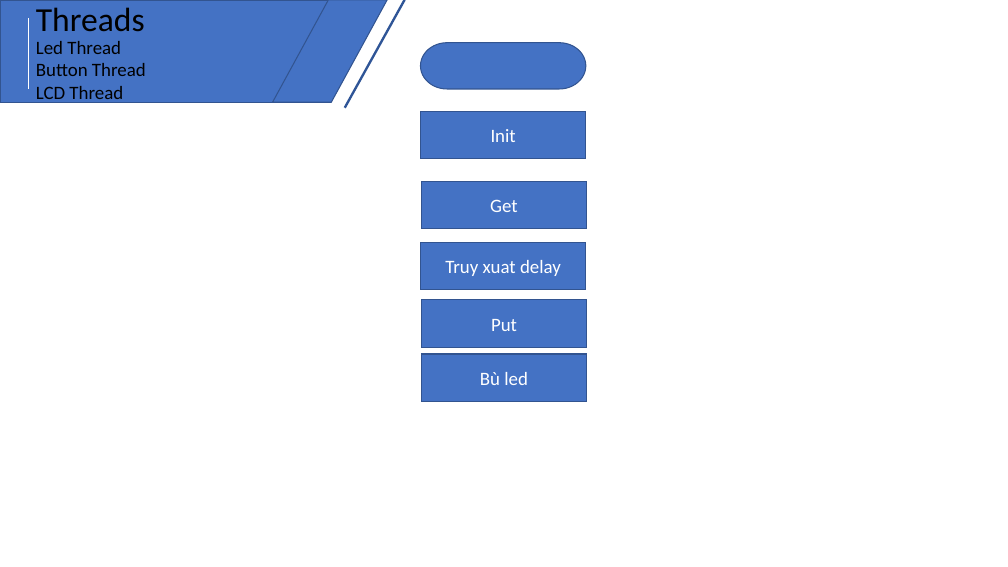
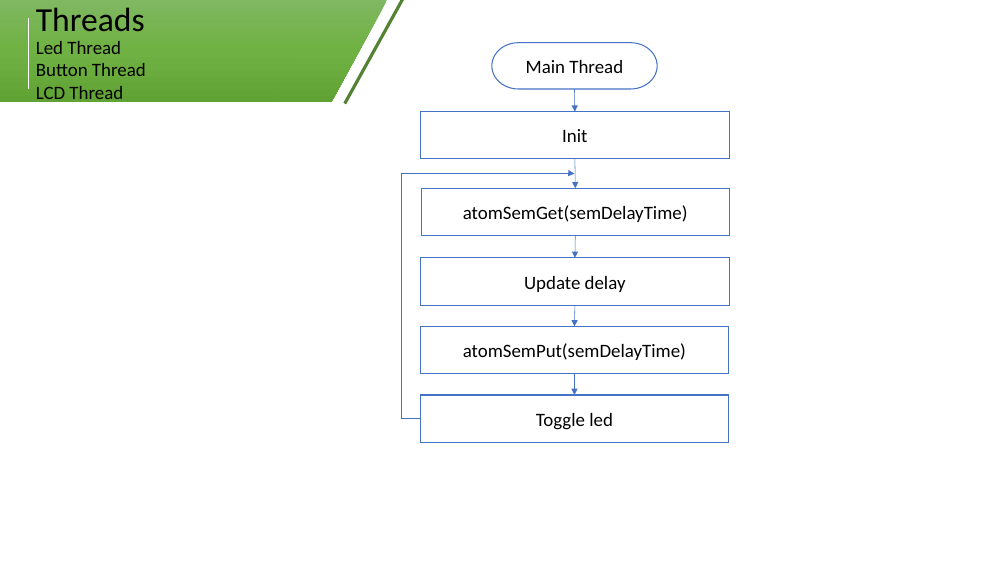
Before and after one commit to wathui99/FPT_Lab, a slide deck: slide 11 of Document/Bản trình bày1.pptx (slide 12 before the commit). Drawn at 1008x567 pixels with LibreOffice and Linux fonts; fonts in the diff are those of the drawing. Boxes give left, top, right and bottom in pixels: in the first picture for what was removed or moved away, otherwise in the second. Text is boxed around its words. In the diff, an @@ line names an element or a change of style, - is before the commit and + after.

```diff
--- a/Document/Bản trình bày1.pptx
+++ b/Document/Bản trình bày1.pptx
@@ rectangle at [0,0,330,102]: fill #4472C4 to gradient #81B861 to #6FB242 to #62A336; outline #325491 1 pt to none @@
@@ parallelogram at [273,0,388,102]: fill #4472C4 to gradient #81B861 to #6FB242 to #62A336; outline #325491 1 pt to none @@
@@ line moved from (345, 108) - (405, 0) to (345, 104) - (405, 0) @@
@@ line (345, 104) - (405, 0): stroke #2F5597 2.25 pt to #548235 3 pt @@
@@ pill shape "Main Thread": place and size @@
-pill shape "Main Thread" at [420,42,586,88]
+pill shape "Main Thread" at [492,42,658,88]
@@ text in pill shape at [526,60,623,73]: text added @@
+Main Thread
@@ arrow added from (575, 89) to (575, 112), #4472C4 0.5 pt @@
@@ rectangle "Init": place and size @@
-rectangle "Init" at [420,112,586,160]
+rectangle "Init" at [420,112,729,160]
@@ rectangle "Init" at [420,112,729,160]: text colour #FFFFFF to #000000; fill #4472C4 to #FFFFFF; outline #325491 1 pt to #4472C4 1 pt @@
@@ elbow arrow added from (420, 419) to (575, 174), #4472C4 0.5 pt @@
@@ arrow added from (575, 159) to (575, 188), #4472C4 0.5 pt @@
@@ rectangle "atomSemGet(semDelayTime)": place and size @@
-rectangle "atomSemGet(semDelayTime)" at [421,181,587,229]
+rectangle "atomSemGet(semDelayTime)" at [421,188,729,236]
@@ text in rectangle at [463,205,688,222]: text changed; text colour #FFFFFF to #000000 @@
-Get
+atomSemGet(semDelayTime)
@@ arrow added from (575, 236) to (575, 258), #4472C4 0.5 pt @@
@@ rectangle "Update delay": place and size @@
-rectangle "Update delay" at [420,243,586,290]
+rectangle "Update delay" at [420,258,729,306]
@@ text in rectangle at [524,276,626,292]: text changed; text colour #FFFFFF to #000000 @@
-Truy xuat delay
+Update delay
@@ fill #4472C4 to #FFFFFF; outline #325491 1 pt to #4472C4 1 pt in 5 elements at [420,395,728,442], [420,258,729,306], [492,42,658,88], [421,188,729,236], [420,327,728,374] @@
@@ rectangle "atomSemPut(semDelayTime)": place and size @@
-rectangle "atomSemPut(semDelayTime)" at [421,300,587,348]
+rectangle "atomSemPut(semDelayTime)" at [420,327,728,374]
@@ arrow added from (575, 306) to (575, 327), #4472C4 0.5 pt @@
@@ text in rectangle at [463,343,686,360]: text changed; text colour #FFFFFF to #000000 @@
-Put
+atomSemPut(semDelayTime)
@@ arrow added from (575, 374) to (575, 395), #4472C4 0.5 pt @@
@@ rectangle "Toggle led": place and size @@
-rectangle "Toggle led" at [421,354,587,402]
+rectangle "Toggle led" at [420,395,728,442]
@@ text in rectangle at [536,413,613,430]: text changed; text colour #FFFFFF to #000000 @@
-Bù led
+Toggle led
```
Also in this commit, not shown: 15 other slides changed, 4 slides added, 4 slides removed.
